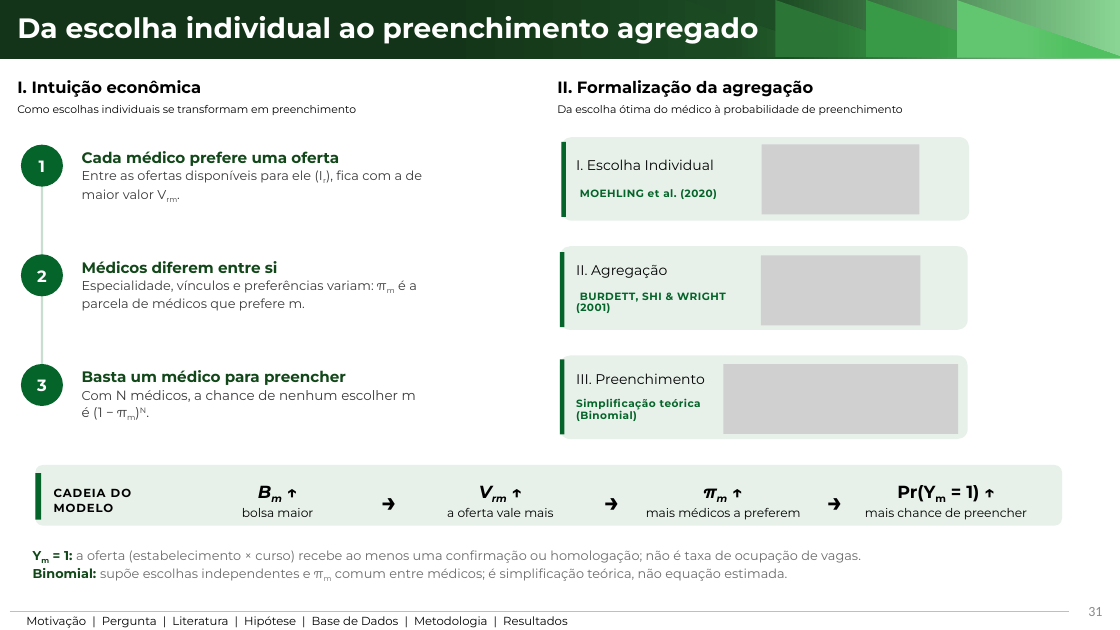
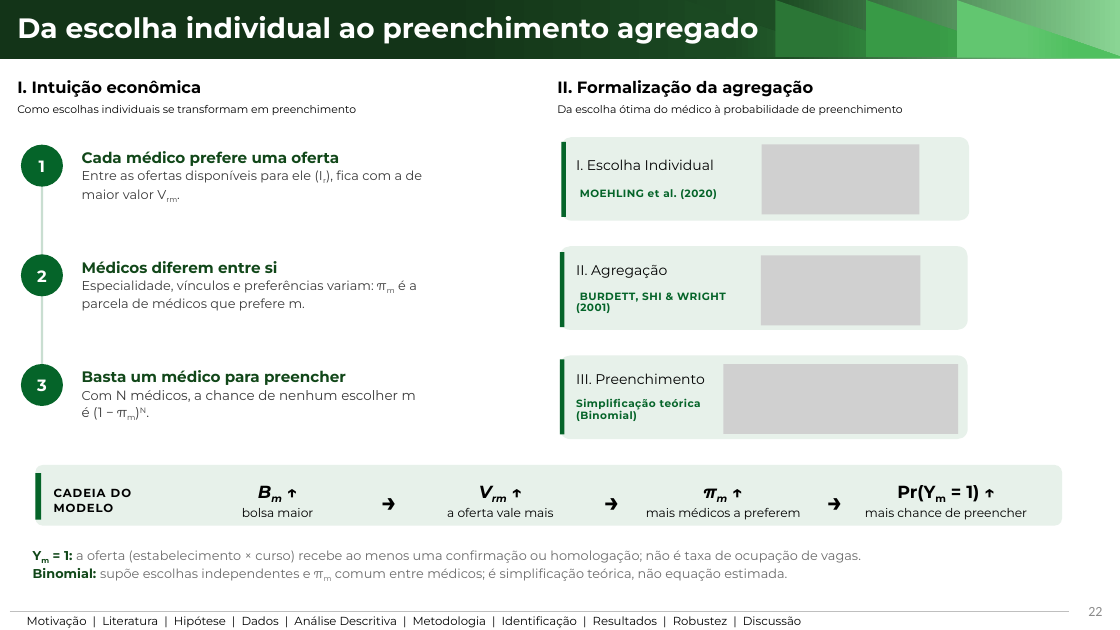
Before and after one commit to ka1victor/impact-eval-health-econ-pmme, a slide deck: slide 22 of output/apresentacao_banca_final/deck_banca_final.pptx (slide 31 before the commit). Drawn at 1120x630 pixels with LibreOffice and Linux fonts; fonts in the diff are those of the drawing; grey boxes stand for pictures; background and template pictures are left out. Boxes give left, top, right and bottom in pixels: in the first picture for what was removed or moved away, otherwise in the second. Text is boxed around its words. In the diff, an @@ line names an element or a change of style, - is before the commit and + after.

```diff
--- a/output/apresentacao_banca_final/deck_banca_final.pptx
+++ b/output/apresentacao_banca_final/deck_banca_final.pptx
@@ text at [27,616,801,628]: text changed @@
-Motivação | Pergunta | Literatura | Hipótese | Base de Dados | Metodologia | Resultados
+Motivação | Literatura | Hipótese | Dados | Análise Descritiva | Metodologia | Identificação | Resultados | Robustez | Discussão
@@ page number at [1088,607,1102,616]: text changed @@
-31
+22
```
Also in this commit, not shown: 13 other slides changed, 7 slides added, 16 slides removed, 7 other files.
